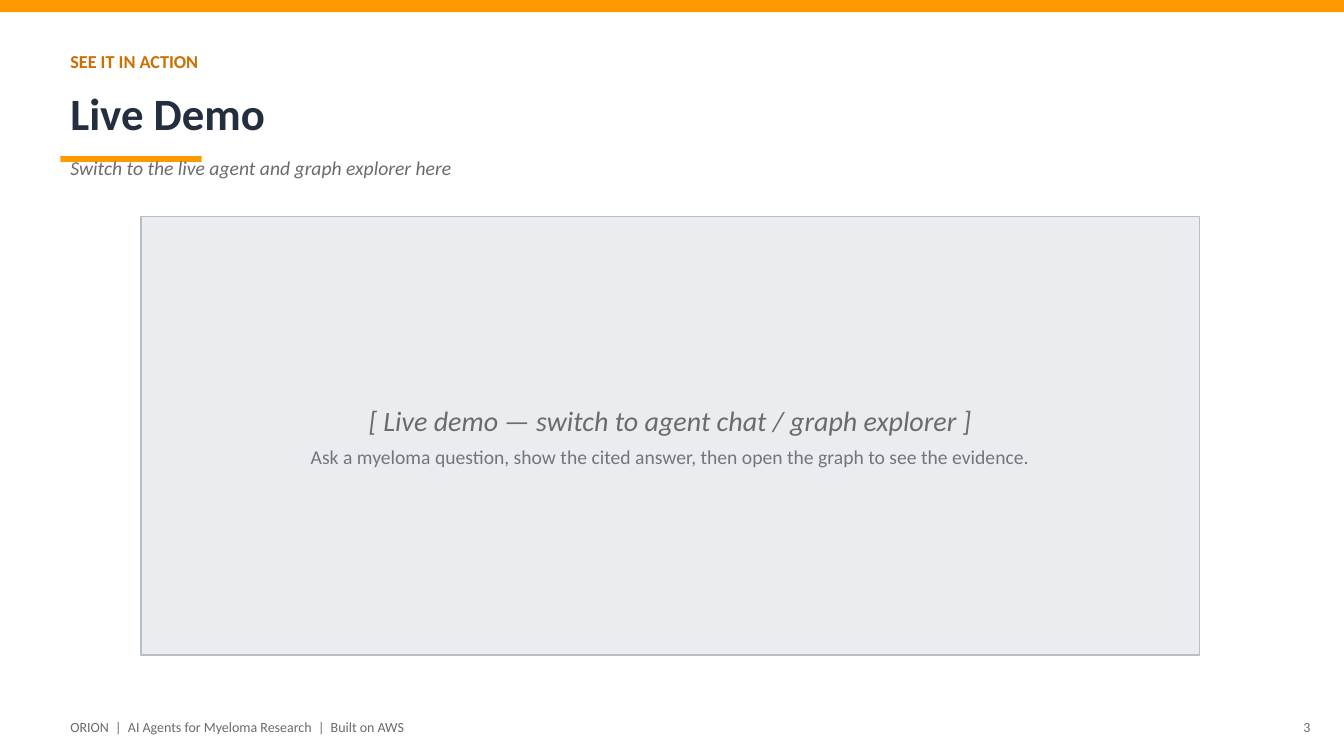
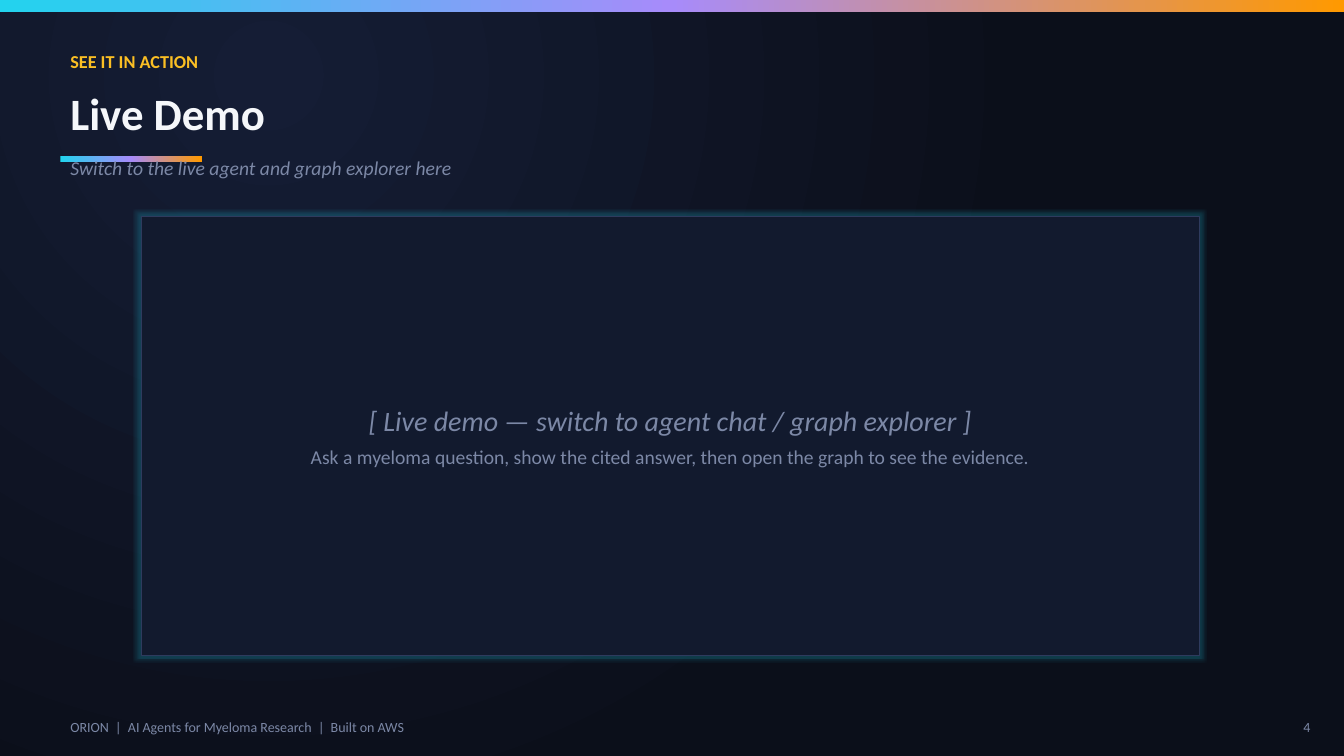
Before and after one commit to lhnminh/MMRF-KnowledgeGraph, a slide deck: slide 4 of ORION_Hackathon_Pitch.pptx (slide 3 before the commit). Drawn at 1344x756 pixels with LibreOffice and Linux fonts; fonts in the diff are those of the drawing. Boxes give left, top, right and bottom in pixels: in the first picture for what was removed or moved away, otherwise in the second. Text is boxed around its words. In the diff, an @@ line names an element or a change of style, - is before the commit and + after.

```diff
--- a/ORION_Hackathon_Pitch.pptx
+++ b/ORION_Hackathon_Pitch.pptx
@@ rectangle at bbox=[0, 0, 1344, 12]: fill #FF9900 to gradient #22D3EE to #A78BFA to #FF9900 @@
@@ rectangle added at bbox=[0, 0, 1344, 756], fill gradient #151D35 to #0B0F1A @@
@@ text "SEE IT IN ACTION" at bbox=[70, 56, 199, 68]: text colour #CC6E00 to #FBBF24 @@
@@ text "Live Demo" at bbox=[70, 98, 265, 131]: text colour #232F3E to #F5F7FA @@
@@ text "Switch to the live agent ..." at bbox=[70, 159, 452, 178]: text colour #6B6B6B to #7C88A6 @@
@@ rectangle at bbox=[60, 156, 202, 162]: fill #FF9900 to gradient #22D3EE to #A78BFA to #FF9900 @@
@@ rectangle "[ Live demo — switch ..." at bbox=[141, 217, 1200, 655]: text colour #6B6B6B to #7C88A6 in "[ Live demo — switch to agent ..."; text colour #70767E to #7C88A6 in "Ask a myeloma question, show the cited ..."; fill #EAECEF to #121A2E; outline #B8BEC6 1 pt to #2E3B5E 0.75 pt @@
@@ text "ORION | AI Agents for ..." at bbox=[70, 722, 404, 735]: text colour #6B6B6B to #7C88A6 @@
@@ text at bbox=[1303, 723, 1310, 732]: text changed; text colour #6B6B6B to #7C88A6 @@
-3
+4
```
Also in this commit, not shown: 13 other slides changed, 1 slide added, 1 other file.
